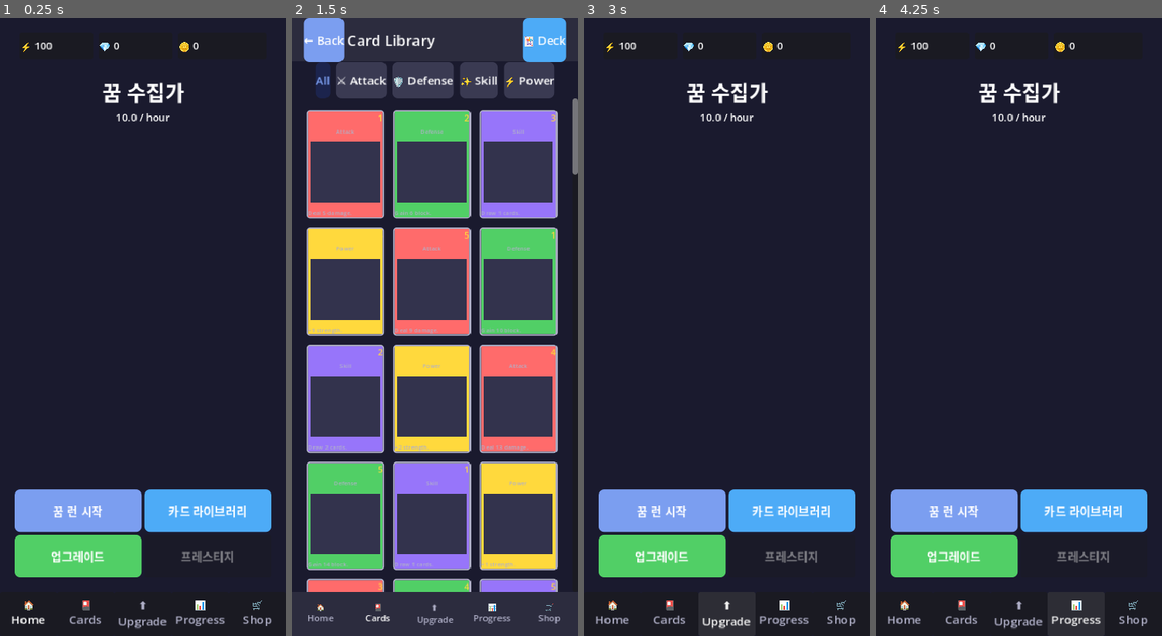
Above: before the commit, frames 1-4 (left to right).
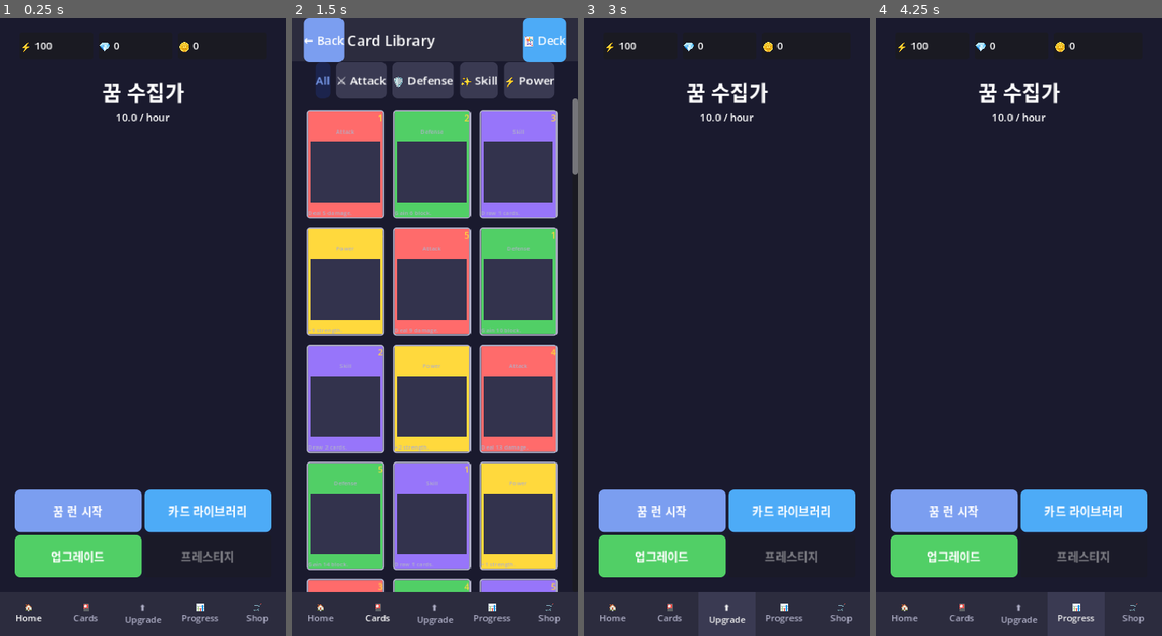
Above: after the commit, the same moments.

Repository: ledlaputa72/geekbrox
Game: Godot game, scene res://scenes/MainLobby.tscn
Same seed, same stepped clock (60 frames per second), same inputs: the game is played once before the commit and once after it.
Inputs:
- Up to frame 1 (0.25 s): no input
- Up to frame 2 (1.5 s): click "🏠 Home" at 0.5 s; click "🎴 Cards" at 1.25 s
- Up to frame 3 (3 s): click "← Back" at 2 s; click "⬆️ Upgrade" at 2.75 s
- Up to frame 4 (4.25 s): click "📊 Progress" at 3.5 s

The runs differ from the first frame. In frame 1, 6.9% of the frame differs, in the area x 0-100%, y 92-100%; in frame 2, nothing differs; in frame 3, 6.9%; in frame 4, 6.9%.

Commit message:
fix(godot/mainlobby): Fix BottomNav font size inconsistency
- Move tab_buttons array initialization before _apply_theme_styles()
- Ensures UITheme.FONT_SIZES.small is properly applied to BottomNav
- Now consistent with CardLibrary and Shop screens (12px font)

Diff:
--- a/teams/game/godot/dream-collector/scripts/MainLobbyUI.gd
+++ b/teams/game/godot/dream-collector/scripts/MainLobbyUI.gd
@@ -27,11 +27,11 @@
 
 # ─── 초기화 ─────────────────────────────────────────
 func _ready() -> void:
+	# 탭 버튼 배열 초기화 (스타일 적용 전에 먼저!)
+	tab_buttons = [home_tab, cards_tab, upgrade_tab, progress_tab, shop_tab]
+
 	# UITheme 스타일 적용
 	_apply_theme_styles()
-
-	# 탭 버튼 배열 초기화
-	tab_buttons = [home_tab, cards_tab, upgrade_tab, progress_tab, shop_tab]
 
 	# GameManager 시그널 연결
 	GameManager.reveries_changed.connect(_on_reveries_changed)
